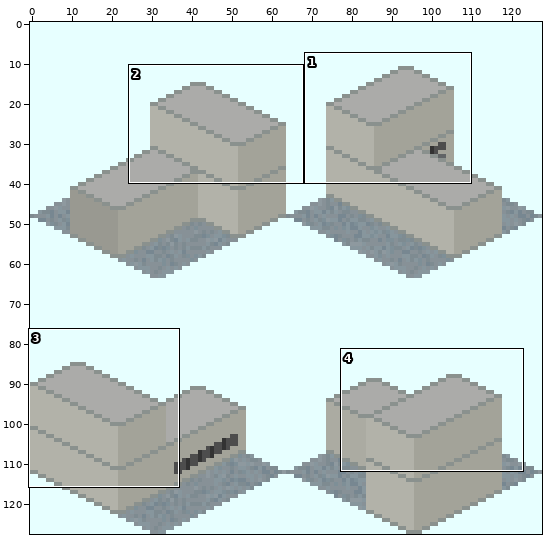
Edited in one commit: sprite sheet (source/png/Subway_Station_Gateway_Single_S-EV2.png). Above: a wide view before the commit, with the close-up outlined.
Close-up. Earlier state:
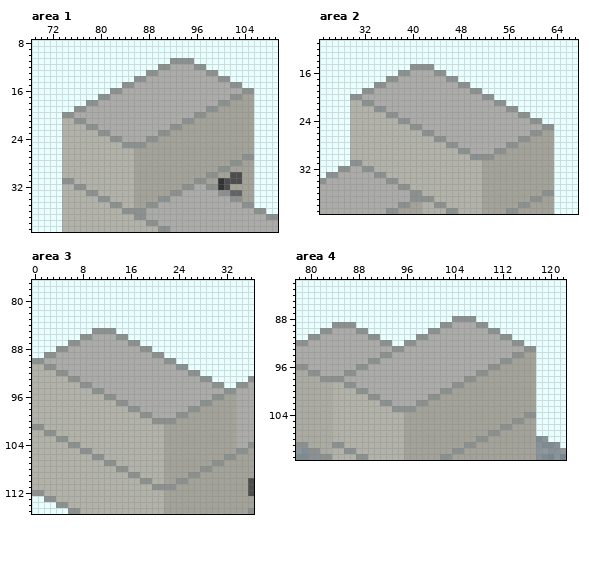
The file is 128x128 pixels. Colours within 5 levels of each other are drawn and written as one. Shown: area 1: x 69..109, y 8..39; area 2: x 25..67, y 11..39; area 3: x 0..36, y 77..115; area 4: x 78..122, y 82..111.
The same view after the edit:
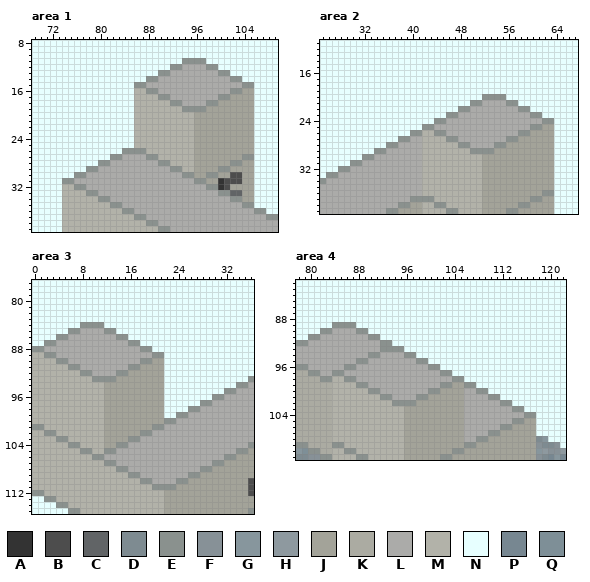
Palette (. is transparent): A #333333  B #4d4d4d  C #616466  D #7e8b91  E #8a918e  F #879197  G #87969d  H #8e999f  J #a3a399  K #ababa2  L #ababa9  M #b2b2a9  N #e7ffff  P #778791  Q #7e8f97
Diff:
Area 1:
y 11: x 92..93 EE -> NN; x 96..97 NN -> EE
y 12: x 90..93 EELL -> NNEE; x 96..99 EENN -> LLEE
y 13: x 88..91 EELL -> NNEE; x 98..101 EENN -> LLEE
y 14: x 86..89 EELL -> NNEE; x 100..103 EENN -> LLEE
y 15: x 84..87 EELL -> NNEE; x 102..105 EENN -> LLEE
y 16: x 82..89 EELLLLLL -> NNNNMMEE; x 102..105 LLEE -> EEJJ
y 17: x 80..91 EELLLLLLLLLL -> NNNNNNMMMMEE; x 100..103 LLEE -> EEJJ
y 18: x 78..93 EELLLLLLLLLLLLLL -> NNNNNNNNMMMMMMEE; x 98..101 LLEE -> EEJJ
y 19: x 76..99 EELLLLLLLLLLLLLLLLLLLLEE -> NNNNNNNNNNMMMMMMMMEEEEJJ
y 20: x 74..97 EELLLLLLLLLLLLLLLLLLLLEE -> NNNNNNNNNNNNMMMMMMMMMMJJ
y 21: x 74..95 MMEELLLLLLLLLLLLLLLLEE -> NNNNNNNNNNNNMMMMMMMMMM
y 22: x 74..95 MMMMEELLLLLLLLLLLLEEJJ -> NNNNNNNNNNNNMMMMMMMMMM
y 23: x 74..95 MMMMMMEELLLLLLLLEEJJJJ -> NNNNNNNNNNNNMMMMMMMMMM
y 24: x 74..95 MMMMMMMMEELLLLEEJJJJJJ -> NNNNNNNNNNNNMMMMMMMMMM
y 25: x 74..95 MMMMMMMMMMEEEEJJJJJJJJ -> NNNNNNNNNNNNMMMMMMMMMM
y 26: x 74..95 MMMMMMMMMMMMJJJJJJJJJJ -> NNNNNNNNNNEEEEMMMMMMMM
y 27: x 74..95 MMMMMMMMMMMMJJJJJJJJJJ -> NNNNNNNNEELLLLEEMMMMMM
y 28: x 74..95 MMMMMMMMMMMMJJJJJJJJJJ -> NNNNNNEELLLLLLLLEEMMMM
y 29: x 74..95 MMMMMMMMMMMMJJJJJJJJJJ -> NNNNEELLLLLLLLLLLLEEMM
y 30: x 74..95 MMMMMMMMMMMMJJJJJJJJJJ -> NNEELLLLLLLLLLLLLLLLEE
y 31: x 76..95 MMMMMMMMMMJJJJJJJJJJ -> LLLLLLLLLLLLLLLLLLLL
y 32: x 78..95 MMMMMMMMJJJJJJJJEE -> LLLLLLLLLLLLLLLLLL
y 33: x 80..93 MMMMMMJJJJJJEE -> LLLLLLLLLLLLLL
y 34: x 82..91 MMMMJJJJEE -> LLLLLLLLLL
y 35: x 84..89 MMJJEE -> LLLLLL
y 36: x 86..87 EE -> LL
Area 2:
y 15: x 40..43 EEEE -> NNNN
y 16: x 38..45 EELLLLEE -> NNNNNNNN
y 17: x 36..47 EELLLLLLLLEE -> NNNNNNNNNNNN
y 18: x 34..49 EELLLLLLLLLLLLEE -> NNNNNNNNNNNNNNNN
y 19: x 32..51 EELLLLLLLLLLLLLLLLEE -> NNNNNNNNNNNNNNNNNNNN
y 20: x 30..51 EELLLLLLLLLLLLLLLLLLLL -> NNNNNNNNNNNNNNNNNNNNNN; x 54..55 NN -> EE
y 21: x 30..51 MMEELLLLLLLLLLLLLLLLLL -> NNNNNNNNNNNNNNNNNNNNEE; x 54..57 EENN -> LLEE
y 22: x 30..49 MMMMEELLLLLLLLLLLLLL -> NNNNNNNNNNNNNNNNNNEE; x 56..59 EENN -> LLEE
y 23: x 30..47 MMMMMMEELLLLLLLLLL -> NNNNNNNNNNNNNNNNEE; x 58..61 EENN -> LLEE
y 24: x 30..45 MMMMMMMMEELLLLLL -> NNNNNNNNNNNNNNEE; x 60..63 EENN -> LLEE
y 25: x 30..43 MMMMMMMMMMEELL -> NNNNNNNNNNNNEE; x 60..63 LLEE -> EEJJ
y 26: x 30..45 MMMMMMMMMMMMEELL -> NNNNNNNNNNEEMMEE; x 58..61 LLEE -> EEJJ
y 27: x 30..41 MMMMMMMMMMMM -> NNNNNNNNEELL; x 44..47 EELL -> MMEE; x 56..59 LLEE -> EEJJ
y 28: x 30..41 MMMMMMMMMMMM -> NNNNNNEELLLL; x 46..49 EELL -> MMEE; x 54..57 LLEE -> EEJJ
y 29: x 30..41 MMMMMMMMMMMM -> NNNNEELLLLLL; x 48..55 EELLLLEE -> MMEEEEJJ
y 30: x 30..41 MMMMMMMMMMMM -> NNEELLLLLLLL; x 50..53 EEEE -> MMJJ
y 31: x 32..41 MMMMMMMMMM -> LLLLLLLLLL
y 32: x 32..41 EEMMMMMMMM -> LLLLLLLLLL
y 33: x 34..41 EEMMMMMM -> LLLLLLLL
y 34: x 36..41 EEMMMM -> LLLLLL
y 35: x 38..41 EEMM -> LLLL
y 36: x 40..41 EE -> LL
Area 3:
y 84: x 8..11 NNNN -> EEEE
y 85: x 6..11 NNNNEE -> EELLLL
y 86: x 4..9 NNNNEE -> EELLLL
y 87: x 2..7 NNNNEE -> EELLLL
y 88: x 0..5 NNNNEE -> EELLLL
y 89: x 0..1 NN -> MM
y 90: x 0..5 EELLLL -> MMMMEE; x 18..23 LLLLEE -> EEJJNN
y 91: x 2..7 EELLLL -> MMMMEE; x 16..25 LLLLLLLLEE -> EEJJJJNNNN
y 92: x 4..9 EELLLL -> MMMMEE; x 14..27 LLLLLLLLLLLLEE -> EEJJJJJJNNNNNN
y 93: x 6..29 EELLLLLLLLLLLLLLLLLLLLEE -> MMMMEEEEJJJJJJJJNNNNNNNN
y 94: x 8..31 EELLLLLLLLLLLLLLLLLLLLEE -> MMMMJJJJJJJJJJNNNNNNNNNN
y 95: x 10..31 EELLLLLLLLLLLLLLLLLLLL -> MMJJJJJJJJJJNNNNNNNNNN
y 96: x 12..29 EELLLLLLLLLLLLLLLL -> JJJJJJJJJJNNNNNNNN; x 32..33 JJ -> LL
y 97: x 12..27 MMEELLLLLLLLLLLL -> JJJJJJJJJJNNNNNN; x 30..33 JJJJ -> LLLL
y 98: x 12..25 MMMMEELLLLLLLL -> JJJJJJJJJJNNNN; x 28..33 JJJJJJ -> LLLLLL
y 99: x 12..23 MMMMMMEELLLL -> JJJJJJJJJJNN; x 26..33 JJJJJJJJ -> LLLLLLLL
y 100: x 12..21 MMMMMMMMEE -> JJJJJJJJJJ; x 24..33 JJJJJJJJJJ -> LLLLLLLLLL
y 101: x 12..33 MMMMMMMMMMJJJJJJJJJJJJ -> JJJJJJJJEELLLLLLLLLLLL
y 102: x 12..33 MMMMMMMMMMJJJJJJJJJJJJ -> JJJJJJEELLLLLLLLLLLLLL
y 103: x 12..33 MMMMMMMMMMJJJJJJJJJJJJ -> JJJJEELLLLLLLLLLLLLLLL
y 104: x 12..33 MMMMMMMMMMJJJJJJJJJJJJ -> JJEELLLLLLLLLLLLLLLLLL
y 105: x 12..33 MMMMMMMMMMJJJJJJJJJJJJ -> EELLLLLLLLLLLLLLLLLLLL
y 106: x 12..31 MMMMMMMMMMJJJJJJJJJJ -> LLLLLLLLLLLLLLLLLLLL
y 107: x 14..29 MMMMMMMMJJJJJJJJ -> LLLLLLLLLLLLLLLL
y 108: x 16..27 MMMMMMJJJJJJ -> LLLLLLLLLLLL
y 109: x 18..25 MMMMJJJJ -> LLLLLLLL
y 110: x 20..23 MMJJ -> LLLL
Area 4:
y 88: x 104..107 EEEE -> NNNN
y 89: x 102..109 EELLLLEE -> NNNNNNNN
y 90: x 100..111 EELLLLLLLLEE -> NNNNNNNNNNNN
y 91: x 98..113 EELLLLLLLLLLLLEE -> NNNNNNNNNNNNNNNN
y 92: x 96..115 EELLLLLLLLLLLLLLLLEE -> NNNNNNNNNNNNNNNNNNNN
y 93: x 92..93 LL -> EE; x 96..117 LLLLLLLLLLLLLLLLLLLLEE -> NNNNNNNNNNNNNNNNNNNNNN
y 94: x 90..93 LLEE -> EELL; x 96..117 LLLLLLLLLLLLLLLLLLEEJJ -> EENNNNNNNNNNNNNNNNNNNN
y 95: x 88..91 LLEE -> EELL; x 98..117 LLLLLLLLLLLLLLEEJJJJ -> EENNNNNNNNNNNNNNNNNN
y 96: x 86..89 LLEE -> EELL; x 100..117 LLLLLLLLLLEEJJJJJJ -> EENNNNNNNNNNNNNNNN
y 97: x 84..87 LLEE -> EELL; x 102..117 LLLLLLEEJJJJJJJJ -> EENNNNNNNNNNNNNN
y 98: x 84..87 EELL -> MMEE; x 104..117 LLEEJJJJJJJJJJ -> EENNNNNNNNNNNN
y 99: x 86..89 EELL -> MMEE; x 102..117 LLEEJJJJJJJJJJJJ -> EEJJEENNNNNNNNNN
y 100: x 88..91 EELL -> MMEE; x 100..103 LLEE -> EEJJ; x 106..117 JJJJJJJJJJJJ -> LLEENNNNNNNN
y 101: x 90..93 EELL -> MMEE; x 98..101 LLEE -> EEJJ; x 106..117 JJJJJJJJJJJJ -> LLLLEENNNNNN
y 102: x 92..99 EELLLLEE -> MMEEEEJJ; x 106..117 JJJJJJJJJJJJ -> LLLLLLEENNNN
y 103: x 94..97 EEEE -> MMJJ; x 106..117 JJJJJJJJJJJJ -> LLLLLLLLEENN
y 104: x 106..115 JJJJJJJJJJ -> LLLLLLLLLL
y 105: x 106..113 JJJJJJJJ -> LLLLLLLL
y 106: x 106..111 JJJJJJ -> LLLLLL
y 107: x 106..109 JJJJ -> LLLL
y 108: x 106..107 JJ -> LL
